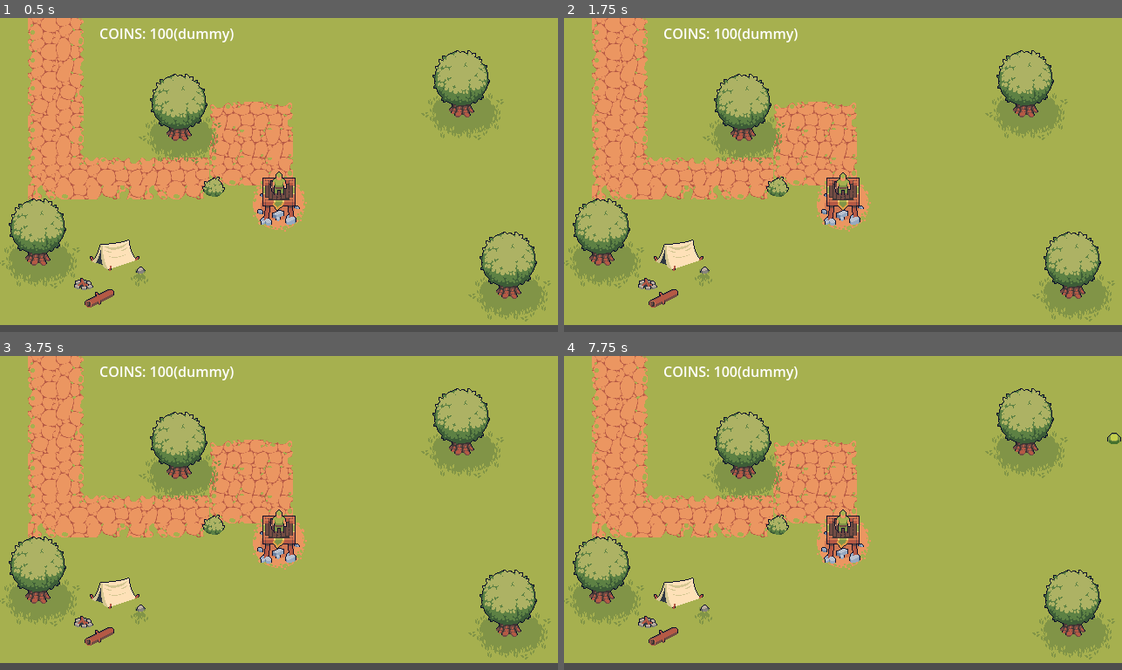
Above: before the commit, frames 1-4 (two rows, left to right).
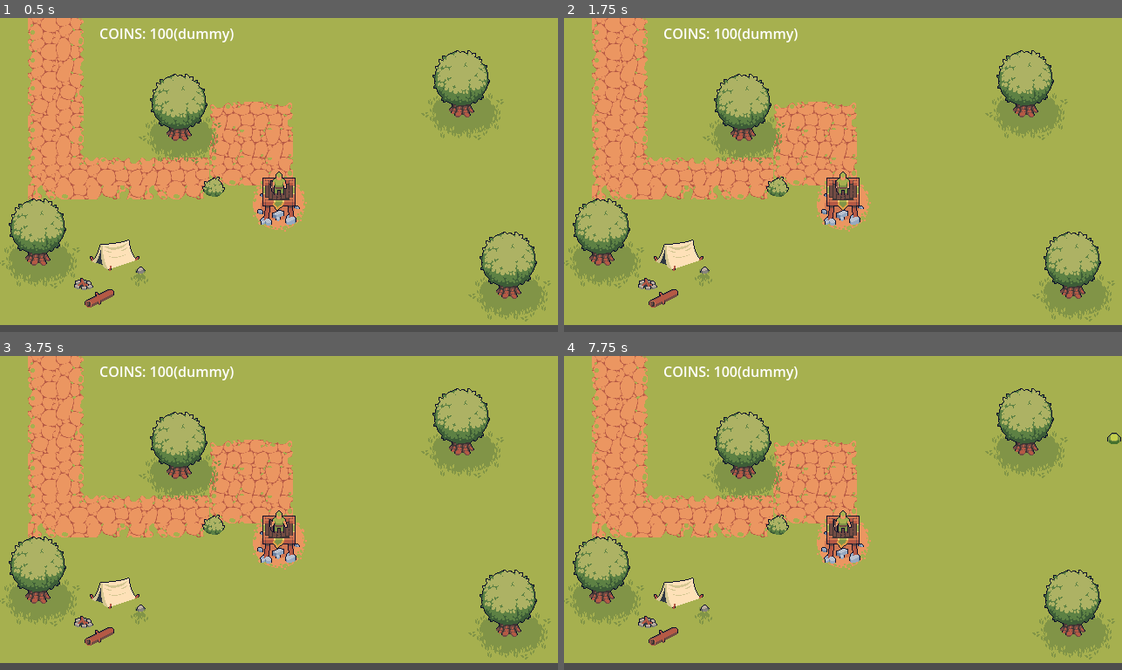
Above: after the commit, the same moments.

Repository: ButbkaDrug/easter_jam_with_ales
Game: Godot game, scene res://dev_main.tscn
Two runs of this game, one before a commit and one after it. Both use one fixed random seed, a clock stepped at 60 frames per second and the inputs below.
Inputs:
- Up to frame 1 (0.5 s): no input
- Up to frame 2 (1.75 s): no input
- Up to frame 3 (3.75 s): no input
- Up to frame 4 (7.75 s): tap Enter at 6.5 s

Frame 1 is identical in both runs. In frame 2, less than 0.1% of the frame differs, in the area x 48-52%, y 48-57%; in frame 3, less than 0.1%; in frame 4, less than 0.1%.

Commit message:
added names to collision layers

Diff:
--- a/project.godot
+++ b/project.godot
@@ -30,6 +30,12 @@
 
 enabled=PackedStringArray()
 
+[layer_names]
+
+2d_physics/layer_1="world"
+2d_physics/layer_2="enemy"
+2d_physics/layer_3="player"
+
 [physics]
 
 3d/physics_engine="Jolt Physics"
--- a/scenes/enemies/slime/slime.tscn
+++ b/scenes/enemies/slime/slime.tscn
@@ -243,7 +243,8 @@
 radius = 11.0
 
 [node name="Slime" type="CharacterBody2D" unique_id=2115889227]
-collision_layer = 256
+collision_layer = 2
+collision_mask = 5
 script = ExtResource("1_5gf84")
 
 [node name="AnimatedSprite2D" type="AnimatedSprite2D" parent="." unique_id=1657207542]
--- a/scenes/player/player.tscn
+++ b/scenes/player/player.tscn
@@ -80,6 +80,8 @@
 }]
 
 [node name="Player" type="StaticBody2D" unique_id=1572978790]
+collision_layer = 4
+collision_mask = 3
 script = ExtResource("1_fcb3x")
 
 [node name="Tower" type="AnimatedSprite2D" parent="." unique_id=1437771279]
@@ -94,4 +96,4 @@
 position = Vector2(0, 15)
 sprite_frames = SubResource("SpriteFrames_qek5x")
 animation = &"idle"
-frame_progress = 0.16583025
+frame_progress = 0.38180327
